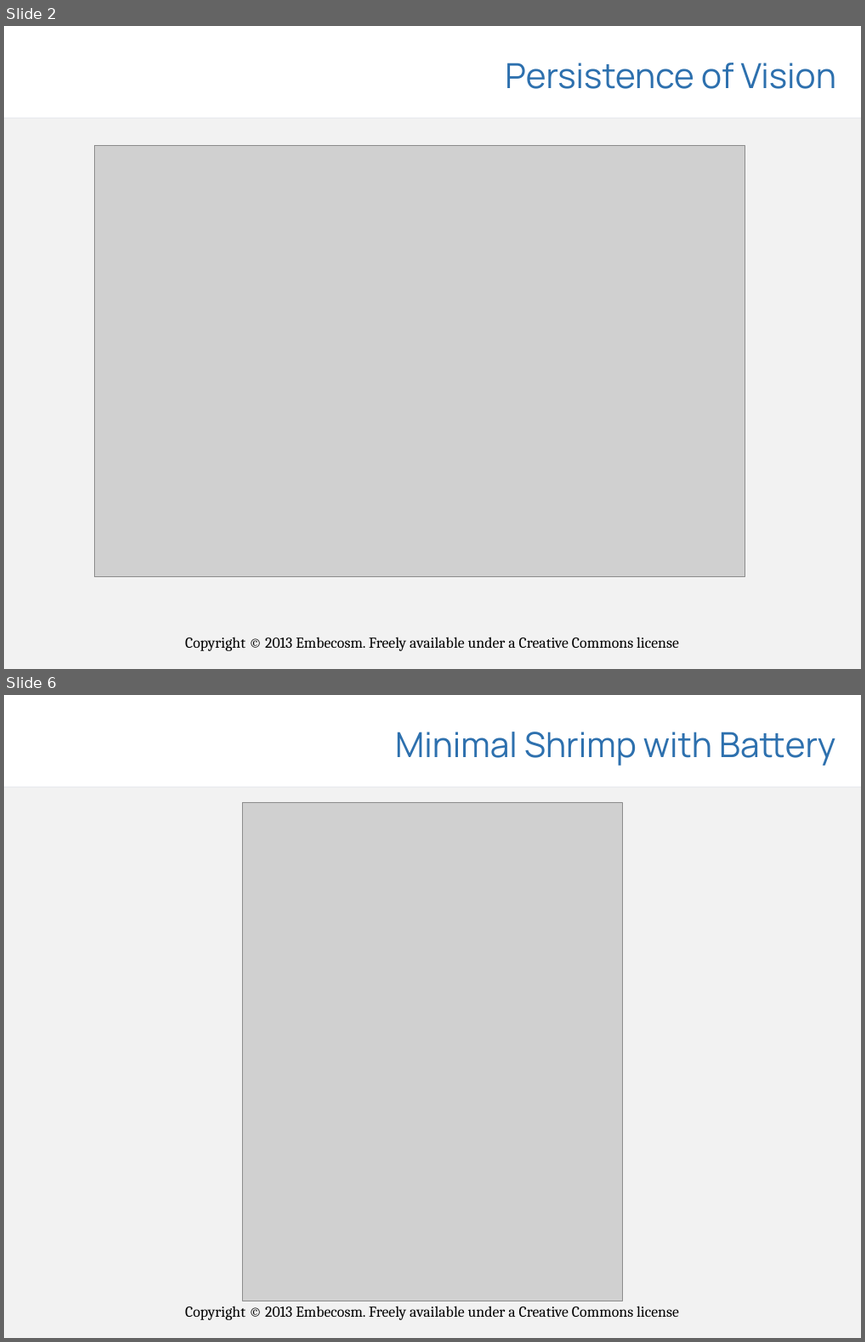
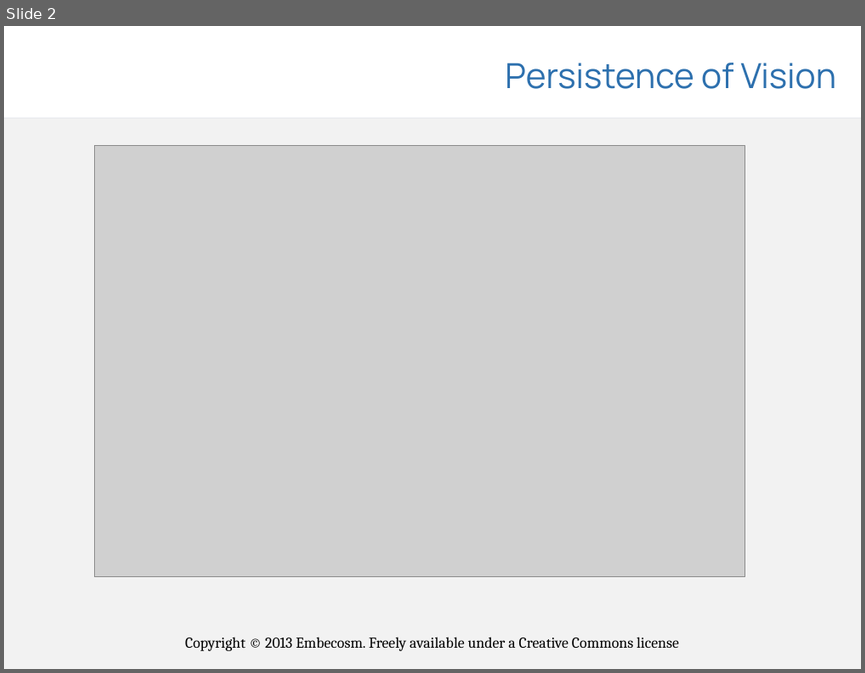
Before and after one commit to embecosm/shrimp-pov, a slide deck: presentations/shrimp-pov.odp. Shown one above the other, each under a label of ours: slides 2 and 6 before the commit, slide 2 after it; the slides between them are not shown. The pictures are 865x1342 and 865x673 pixels, drawn with LibreOffice and Linux fonts; fonts in the diff are those of the drawing; grey boxes stand for pictures; background and template pictures are left out. Boxes give left, top, right and bottom in pixels: in the first picture for what was removed or moved away, otherwise in the second. Text is boxed around its words. In the diff, an @@ line names an element or a change of style, - is before the commit and + after.

```diff
--- a/presentations/shrimp-pov.odp
+++ b/presentations/shrimp-pov.odp
@@ slide 6 removed at [4,695,861,1338], background #FFFFFF; not listed: 4 template elements that a slide beside it also shows @@
@@ title removed at [395,732,835,766] @@
-Minimal Shrimp with Battery
@@ picture removed at [243,802,622,1301] @@
```
Also in this commit, not shown: 3 slides changed, 4 slides added, 5 other slides removed, 1 other file.
